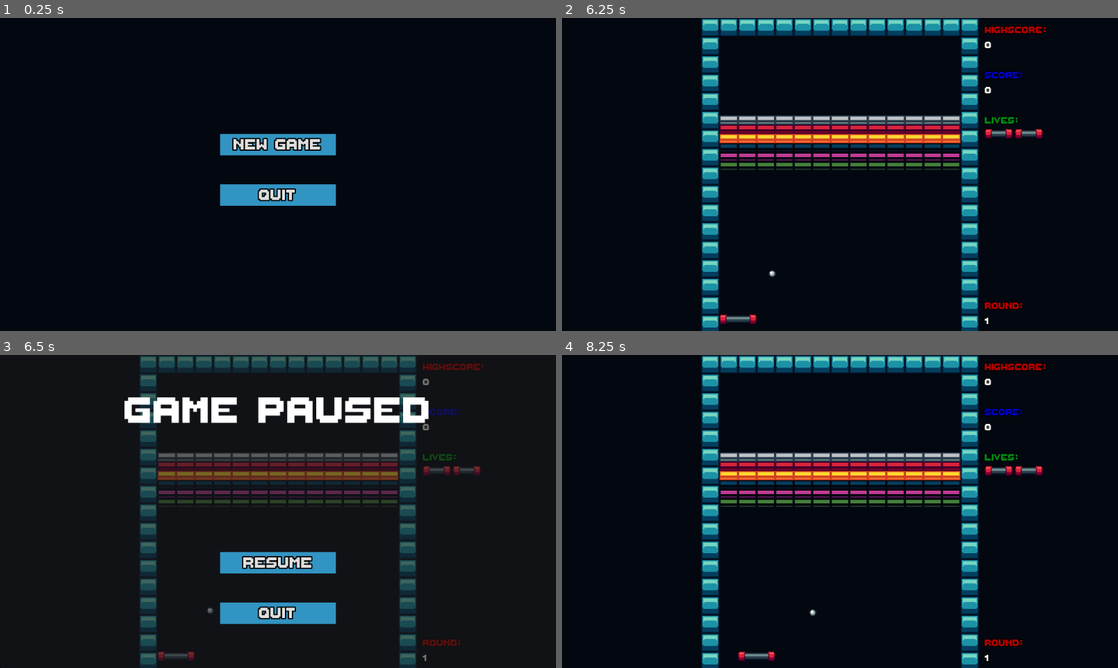
Above: before the commit, frames 1-4 (two rows, left to right).
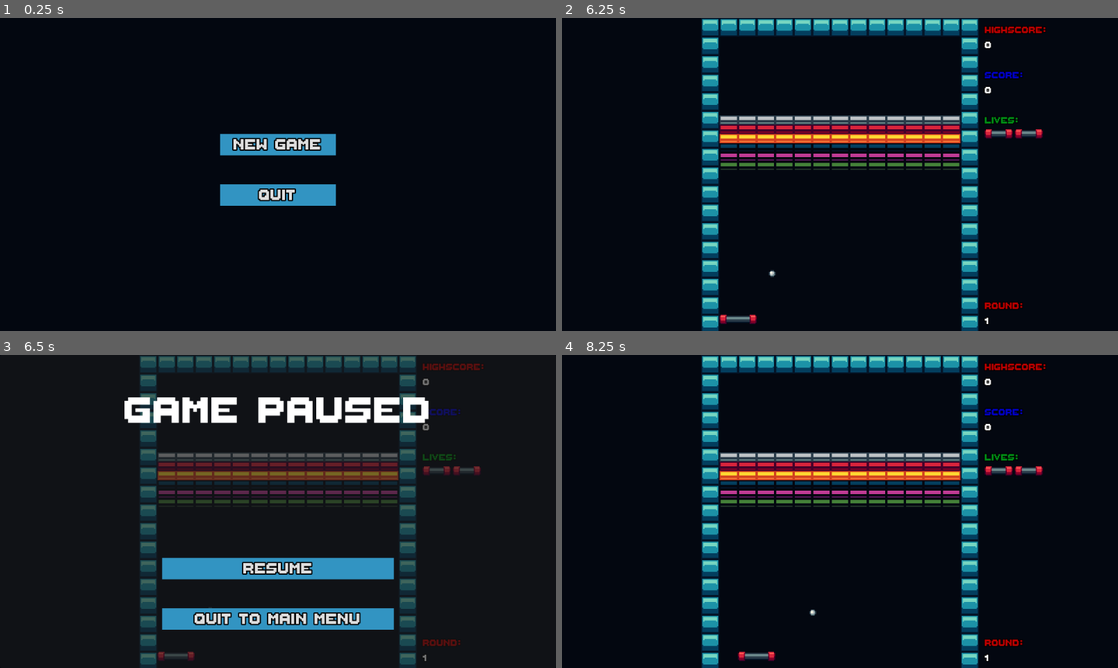
Above: after the commit, the same moments.

Repository: Una1n/Arkanoid
Game: Godot game, scene res://scenes/main_scene.tscn
Two runs of this game, one before a commit and one after it. Both use one fixed random seed, a clock stepped at 60 frames per second and the inputs below.
Inputs (mouse positions are in pixels of both pictures, inside the frame that each line leads up to):
- Up to frame 1 (0.25 s): no input
- Up to frame 2 (6.25 s): click "New Game" at 0.5 s; click "New Game" at 1.25 s; move the mouse to (962, 158) at 2.02 s; press the mouse at (962, 158) at 2.03 s; hold L (debug_ball_right) 2.03-2.78 s; move the mouse to (728, 190) at 2.77 s; release the mouse at (728, 190) at 2.78 s; click (728, 190) at 2.85 s; move the mouse to (895, 105) at 3.52 s; press the mouse at (895, 105) at 3.53 s; hold L (debug_ball_right) 3.53-5.03 s; tap Enter at 4.25 s; move the mouse to (812, 237) at 4.27 s; release the mouse at (812, 237) at 4.28 s; click (812, 237) at 4.35 s; move the mouse to (1006, 221) at 5.02 s; press the mouse at (1006, 221) at 5.03 s; tap P (debug_pause_ball) at 5.65 s; move the mouse to (673, 127) at 5.77 s; release the mouse at (673, 127) at 5.78 s; click (673, 127) at 5.85 s
- Up to frame 3 (6.5 s): tap Escape (ui_cancel) at 6.4 s
- Up to frame 4 (8.25 s): move the mouse to (867, 511) at 6.52 s; press the mouse at (867, 511) at 6.53 s; release the mouse at (867, 511) at 7.25 s; click "Resume" at 7.25 s; tap Space at 8 s; move the mouse to (756, 433) at 8.02 s; hold L (debug_ball_right) from 8.03 s (still down); click (756, 433) at 8.1 s

Frames 1-2 are identical in both runs. In frame 3, 5.5% of the frame differs, in the area x 29-71%, y 62-88%; in frame 4, nothing differs.

Commit message:
Pause Menu Quit button -> main menu

Diff:
--- a/scenes/pause_menu.tscn
+++ b/scenes/pause_menu.tscn
@@ -34,10 +34,10 @@
 anchor_top = 1.0
 anchor_right = 0.5
 anchor_bottom = 1.0
-offset_left = -100.0
-offset_top = -200.0
-offset_right = 100.0
-offset_bottom = -60.0
+offset_left = -200.0
+offset_top = -190.0
+offset_right = 200.0
+offset_bottom = -50.0
 grow_horizontal = 2
 grow_vertical = 0
 theme_override_constants/separation = 50
@@ -48,7 +48,7 @@
 
 [node name="QuitButton" type="Button" parent="VBoxContainer"]
 layout_mode = 2
-text = "Quit
+text = "Quit to Main Menu
 "
 
 [connection signal="visibility_changed" from="." to="." method="_on_visibility_changed"]
--- a/scripts/pause_menu.gd
+++ b/scripts/pause_menu.gd
@@ -19,7 +19,7 @@
 
 
 func _on_quit_button_pressed() -> void:
-	get_tree().quit()
+	SceneManager.go_to_main_menu()
 
 
 func _resume_game() -> void:
